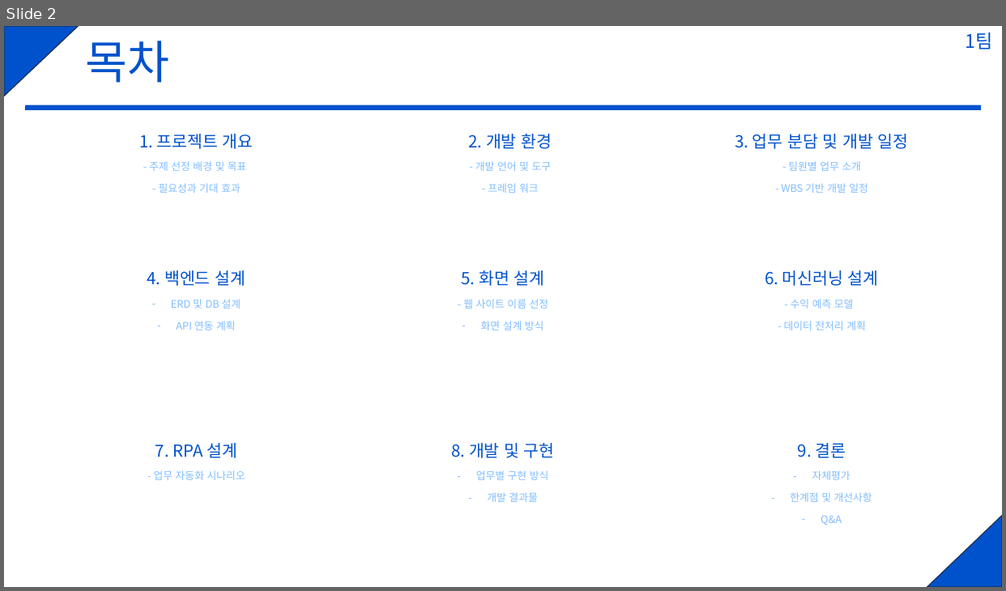
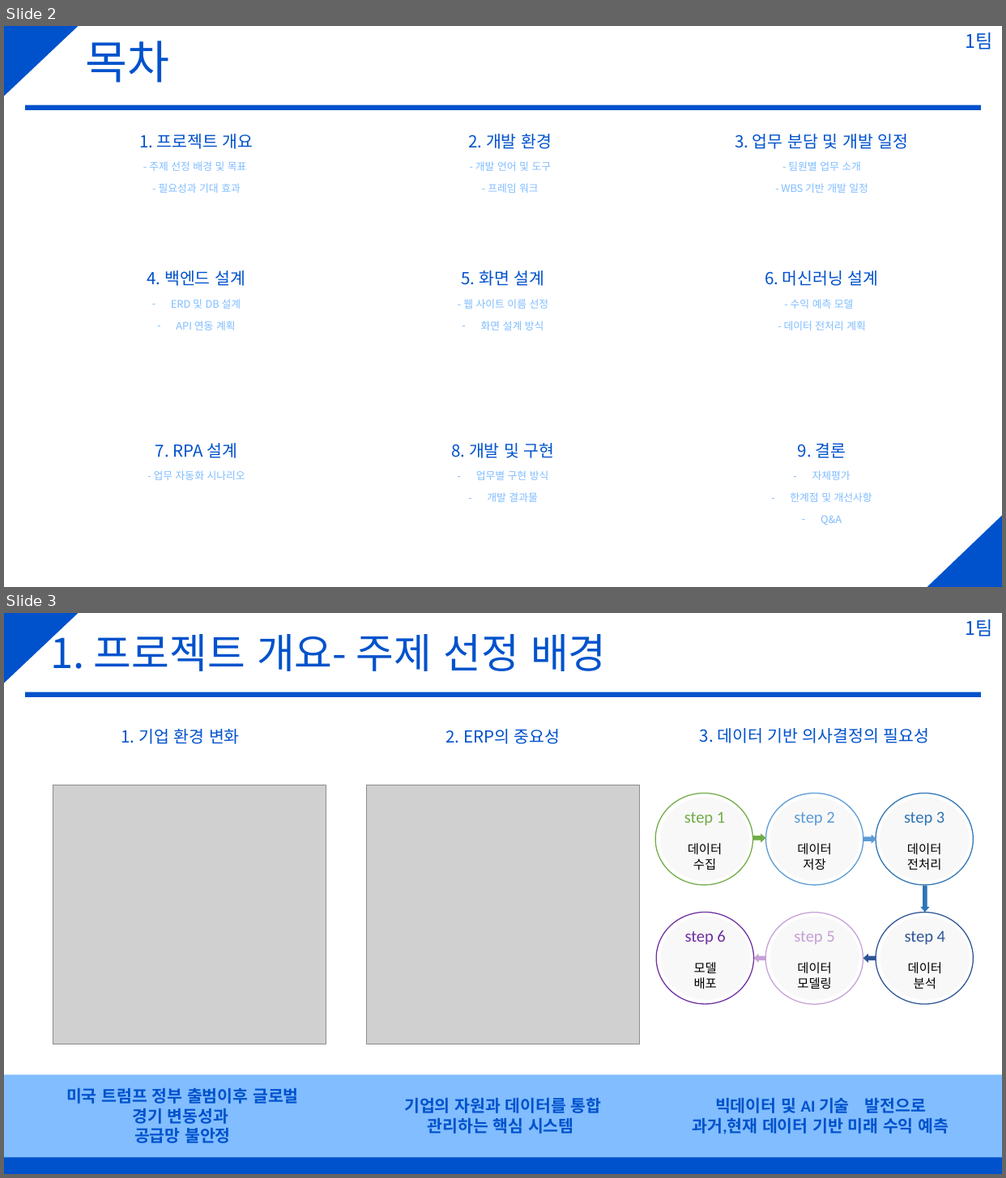
Before and after one commit to Anjunhiw/GlobalMainProject, a slide deck: 산출물/발표자료.pptx. Shown one above the other, each under a label of ours: slide 2 before the commit, slides 2 and 3 after it. The pictures are 1006x591 and 1006x1178 pixels, drawn with LibreOffice and Linux fonts; fonts in the diff are those of the drawing; grey boxes stand for pictures. Boxes give left, top, right and bottom in pixels: in the first picture for what was removed or moved away, otherwise in the second. Text is boxed around its words. In the diff, an @@ line names an element or a change of style, - is before the commit and + after.

```diff
--- a/산출물/발표자료.pptx
+++ b/산출물/발표자료.pptx
@@ slide 3 added at <box>4,613,1002,1174</box>, background #FFFFFF; not listed: 4 template elements that a slide beside it also shows @@
@@ title added at <box>50,627,607,671</box>, 39.6 pt, text #0052CC @@
+1. 프로젝트 개요- 주제 선정 배경
@@ text added at <box>121,729,240,744</box>, 16 pt, text #0052CC @@
+1. 기업 환경 변화
@@ text added at <box>446,729,560,744</box>, 16 pt, text #0052CC @@
+2. ERP의 중요성
@@ text added at <box>700,728,930,743</box>, 16 pt, text #0052CC @@
+3. 데이터 기반 의사결정의 필요성
@@ picture added at <box>53,786,326,1045</box> @@
@@ picture added at <box>366,786,640,1045</box> @@
@@ ellipse added at <box>655,794,752,885</box>, outline #70AD47 1 pt @@
@@ ellipse added at <box>661,797,750,881</box>, fill #F8F8F8, 16 pt, text #70AD47 @@
+step 1
+데이터 수집
@@ ellipse added at <box>766,794,863,885</box>, outline #5B9BD5 1 pt @@
@@ ellipse added at <box>769,797,859,881</box>, fill #F8F8F8, 16 pt, text #5B9BD5 @@
+step 2
+데이터 저장
@@ ellipse added at <box>876,794,974,885</box>, outline #2E75B6 1 pt @@
@@ ellipse added at <box>880,797,969,881</box>, fill #F8F8F8, 12 pt, text #000000 @@
+step 3
+데이터 전처리
@@ right arrow added at <box>754,835,765,841</box>, fill #70AD47, outline #70AD47 1 pt @@
@@ right arrow added at <box>864,836,876,843</box>, fill #5B9BD5, outline #5B9BD5 1 pt @@
@@ right arrow added at <box>923,886,929,911</box>, fill #2E75B6, outline #2E75B6 1 pt @@
@@ ellipse added at <box>656,913,753,1004</box>, outline #7030A0 1 pt @@
@@ ellipse added at <box>661,916,750,1000</box>, fill #F8F8F8, 16 pt, text #7030A0 @@
+step 6
+모델 배포
@@ ellipse added at <box>766,913,863,1004</box>, outline #C6A1D7 1 pt @@
@@ ellipse added at <box>769,916,859,1000</box>, fill #F8F8F8, 12 pt, text #000000 @@
+step 5
+데이터 모델링
@@ ellipse added at <box>876,913,974,1004</box>, outline #2F5597 1 pt @@
@@ ellipse added at <box>880,916,970,1000</box>, fill #F8F8F8, 16 pt, text #2F5597 @@
+step 4
+데이터 분석
@@ right arrow added at <box>754,955,765,962</box>, fill #C6A1D7, outline #C6A1D7 1 pt @@
@@ right arrow added at <box>864,955,876,962</box>, fill #2F5597, outline #2F5597 1 pt @@
@@ rectangle added at <box>4,1075,1002,1157</box>, fill #81BDFF @@
@@ text added at <box>66,1088,299,1144</box>, 16 pt, text #0052CC, bold @@
+미국 트럼프 정부 출범이후 글로벌 경기 변동성과
+공급망 불안정
@@ text added at <box>404,1097,602,1134</box>, 16 pt, text #0052CC, bold @@
+기업의 자원과 데이터를 통합 관리하는 핵심 시스템
@@ text added at <box>692,1098,949,1135</box>, 16 pt, text #0052CC, bold @@
+빅데이터 및 AI 기술 발전으로
+과거,현재 데이터 기반 미래 수익 예측
@@ rectangle added at <box>4,1149,1002,1174</box>, fill #0052CC @@
@@ slide 2 changed as well @@
@@ right triangle at <box>4,26,79,96</box>: outline #1E3256 1 pt to none @@
@@ right triangle at <box>927,515,1002,587</box>: outline #1E3256 1 pt to none @@
```
Also in this commit, not shown: 1 other slide changed, 5 other slides added.
